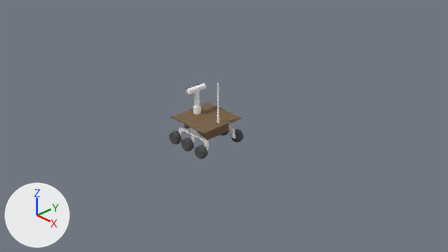
The Blender file data/models/robot.blend: old version first, new version second.
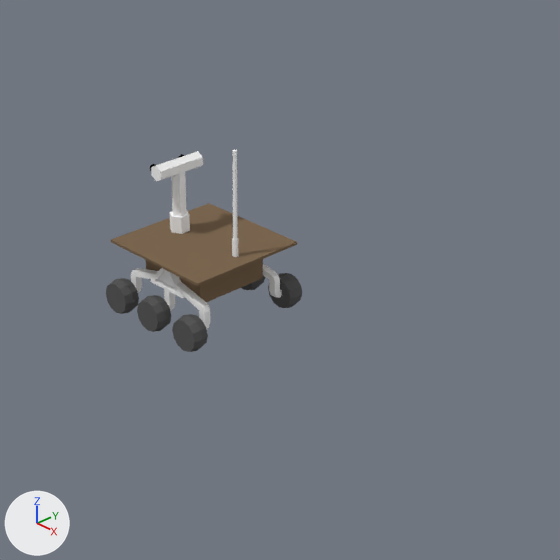
Each version appears first from the file's camera 'Camera', and next in a close-up on the part from 29% to 76% of the width and 10% to 94% of the height. Every picture has the same lights, and +X, +Y and +Z are marked at lower left.
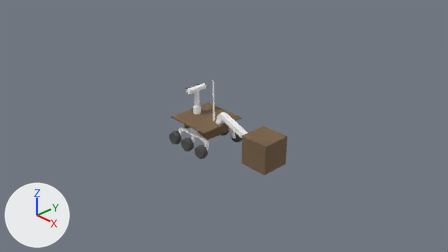
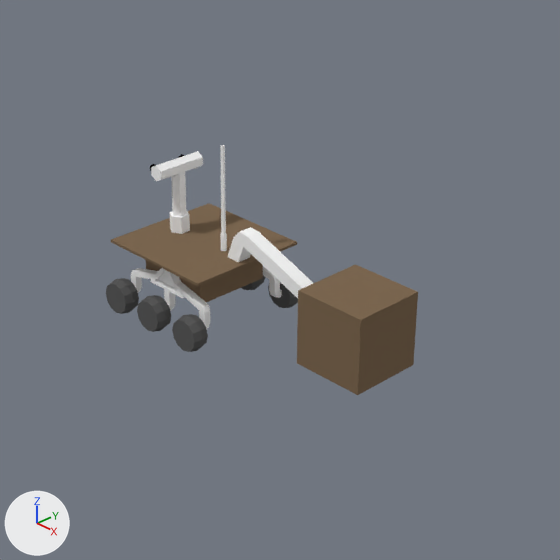
Patch to the scene script:
```diff
--- a/data/models/robot.blend.py
+++ b/data/models/robot.blend.py
@@ mat_material_002 @@
+mat_material_002 = diffuse_material('Material.002')
+mat_material_002.base_color = (0.955, 0.955, 0.955)  # white #fafafa
@@ me_cube_007 @@
+me_cube_007.from_pydata([(-1.0, -1.0, -1.0), (-1.1, -0.3, 1.0), (-1.0, 2.7, -1.0), (-1.0, 2.7, 1.0), (1.0, -1.0, -1.0), (0.9, -0.3, 1.0), (1.0, 2.7, -1.0), (1.0, 2.7, 1.0), (-1.0, 4.2, -0.4), (-1.0, 4.6, 1.0), (1.0, 4.2, -0.4), (1.0, 4.6, 1.0), (-1.0, 2.7, 22.9), (1.0, 2.7, 22.9), (-1.0, 4.6, 22.9), (1.0, 4.6, 22.9)], [], [(0, 1, 3, 2), (3, 7, 13, 12), (6, 7, 5, 4), (4, 5, 1, 0), (2, 6, 4, 0), (7, 3, 1, 5), (8, 9, 11, 10), (2, 3, 9, 8), (7, 6, 10, 11), (6, 2, 8, 10), (7, 11, 15, 13), (11, 9, 14, 15), (9, 3, 12, 14), (13, 15, 14, 12)])
+me_cube_007.materials.append(mat_material_002)  # white #fafafa
@@ me_cube_011 @@
+me_cube_011.from_pydata(...)  # a box spanning x -1.0..1.0, y -1.0..1.0, z -1.0..1.0
+me_cube_011.materials.append(mat_material)  # brown #7e6952
@@ ob_cylinder_012 @@
 ob_cylinder_012 = bpy.data.objects.new('Cylinder.012', me_cylinder_012)
-ob_cylinder_012.location = (0.394, 0.0, 0.854)
+ob_cylinder_012.location = (0.251, 0.0, 0.854)
 ob_cylinder_012.scale = (0.0271, 0.0271, -0.21)
@@ ob_cube_007 @@
+ob_cube_007 = bpy.data.objects.new('Cube.007', me_cube_007)
+ob_cube_007.location = (0.447, 0.0, 0.671)
+ob_cube_007.rotation_euler = (-1.926, 0.0, -1.571)  # degrees (-110, 0, -90)
+ob_cube_007.scale = (-0.0645, -0.0609, 0.0646)
@@ ob_cube_011 @@
+ob_cube_011 = bpy.data.objects.new('Cube.011', me_cube_011)
+ob_cube_011.location = (1.756, 0.0, 0.512)
+ob_cube_011.scale = (0.319, 0.319, 0.319)
```

Changed parts and their boxes (x1, y1, x2, y2) in the close-ups (560 x 560 px):
'Cube.011', added (brown): after (297, 264, 418, 395)
'Cube.007', added: after (228, 227, 313, 298)
'Cylinder.012', moved: before (232, 150, 238, 257); after (220, 145, 227, 251)
